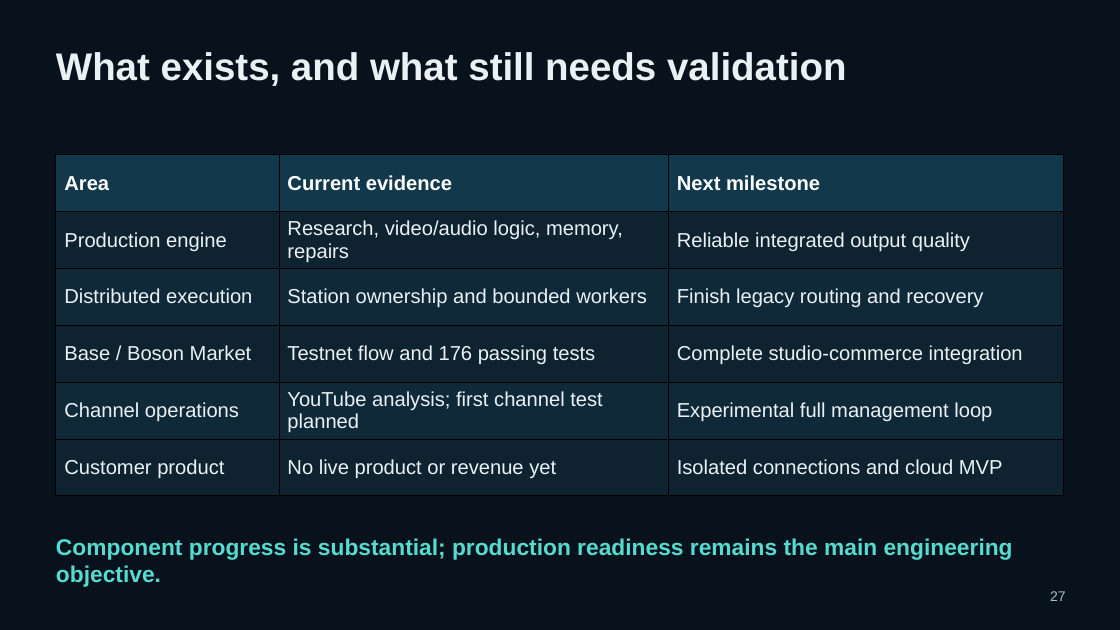
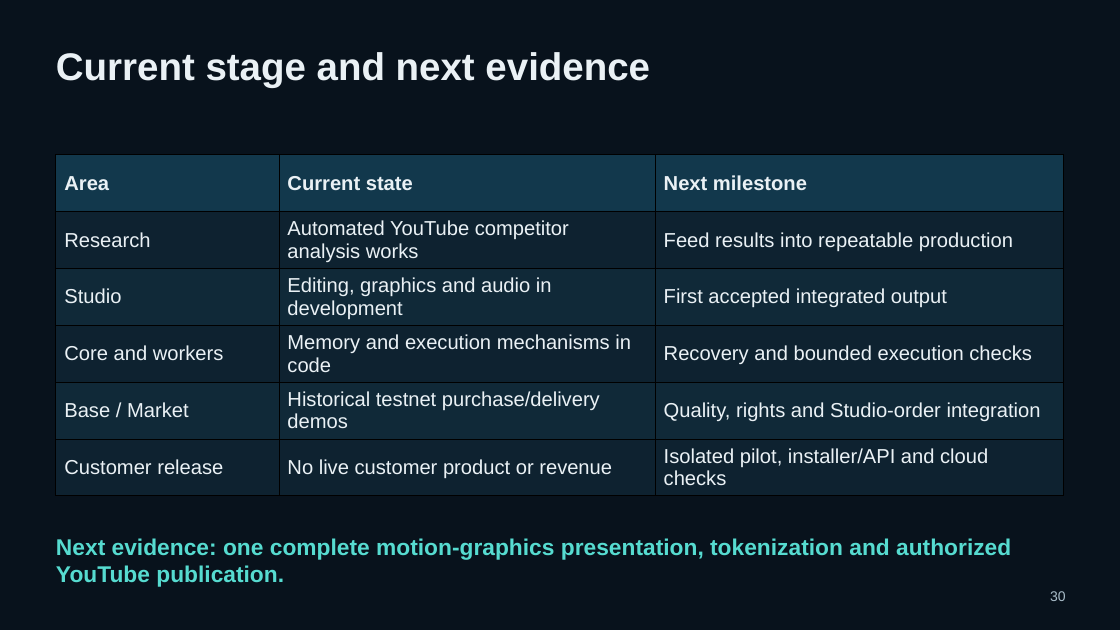
Before and after one commit to pavlichuckcrypt-maker/Vantemio, a slide deck: slide 30 of docs/pitch/Vantemio_Presentation_2026-10-05.pptx (slide 27 before the commit). Drawn at 1120x630 pixels with LibreOffice and Linux fonts; fonts in the diff are those of the drawing. Boxes give left, top, right and bottom in pixels: in the first picture for what was removed or moved away, otherwise in the second. Text is boxed around its words. In the diff, an @@ line names an element or a change of style, - is before the commit and + after.

Commit message:
Update Vantemio pitch and funding scenarios
8 October 2026 presentation: current development status, deployment profiles, Market service acceptance, Donations and planned AI avatars, $150k solo / $400k team funding and DGX Spark AI offload. Preserve stable pitch paths. Expected performance improvements are validation targets.

```diff
--- a/docs/pitch/Vantemio_Presentation_2026-10-05.pptx
+++ b/docs/pitch/Vantemio_Presentation_2026-10-05.pptx
@@ text at [56,52,650,88]: text changed @@
-What exists, and what still needs validation
+Current stage and next evidence
@@ table at [56,155,1065,496] @@
-row 1, column 2: Current evidence
+row 1, column 2: Current state
-row 2: Production engine | Research, video/audio logic, memory, repairs | Reliable integrated output quality
+row 2: Research | Automated YouTube competitor analysis works | Feed results into repeatable production
-row 3: Distributed execution | Station ownership and bounded workers | Finish legacy routing and recovery
+row 3: Studio | Editing, graphics and audio in development | First accepted integrated output
-row 4: Base / Boson Market | Testnet flow and 176 passing tests | Complete studio-commerce integration
+row 4: Core and workers | Memory and execution mechanisms in code | Recovery and bounded execution checks
-row 5: Channel operations | YouTube analysis; first channel test planned | Experimental full management loop
+row 5: Base / Market | Historical testnet purchase/delivery demos | Quality, rights and Studio-order integration
-row 6: Customer product | No live product or revenue yet | Isolated connections and cloud MVP
+row 6: Customer release | No live customer product or revenue | Isolated pilot, installer/API and cloud checks
@@ text colour #FFFFFF to #EAF1F5 in "Area", "Next milestone" @@
@@ text at [56,538,1011,587]: text changed @@
-Component progress is substantial; production readiness remains the main engineering objective.
+Next evidence: one complete motion-graphics presentation, tokenization and authorized YouTube publication.
@@ text at [1050,591,1066,601]: text changed @@
-27
+30
```
Also in this commit, not shown: 27 other slides changed, 8 slides added, 5 slides removed, 1 other file.
